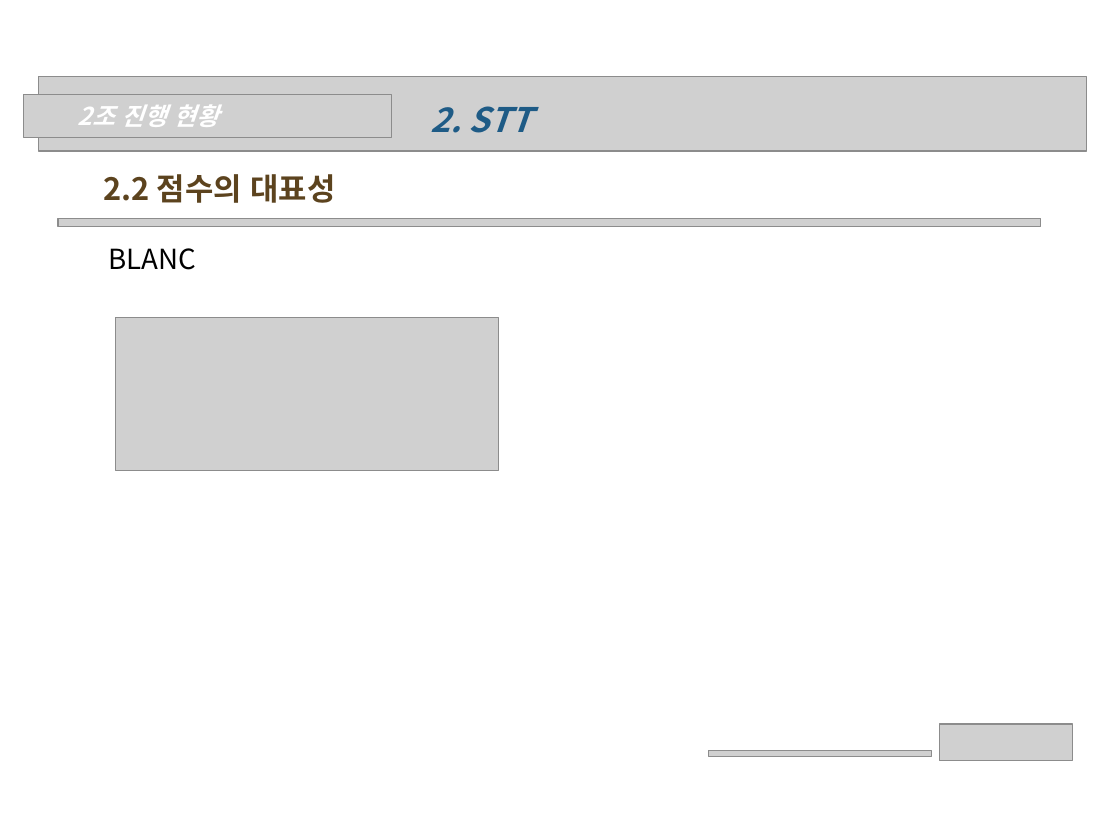
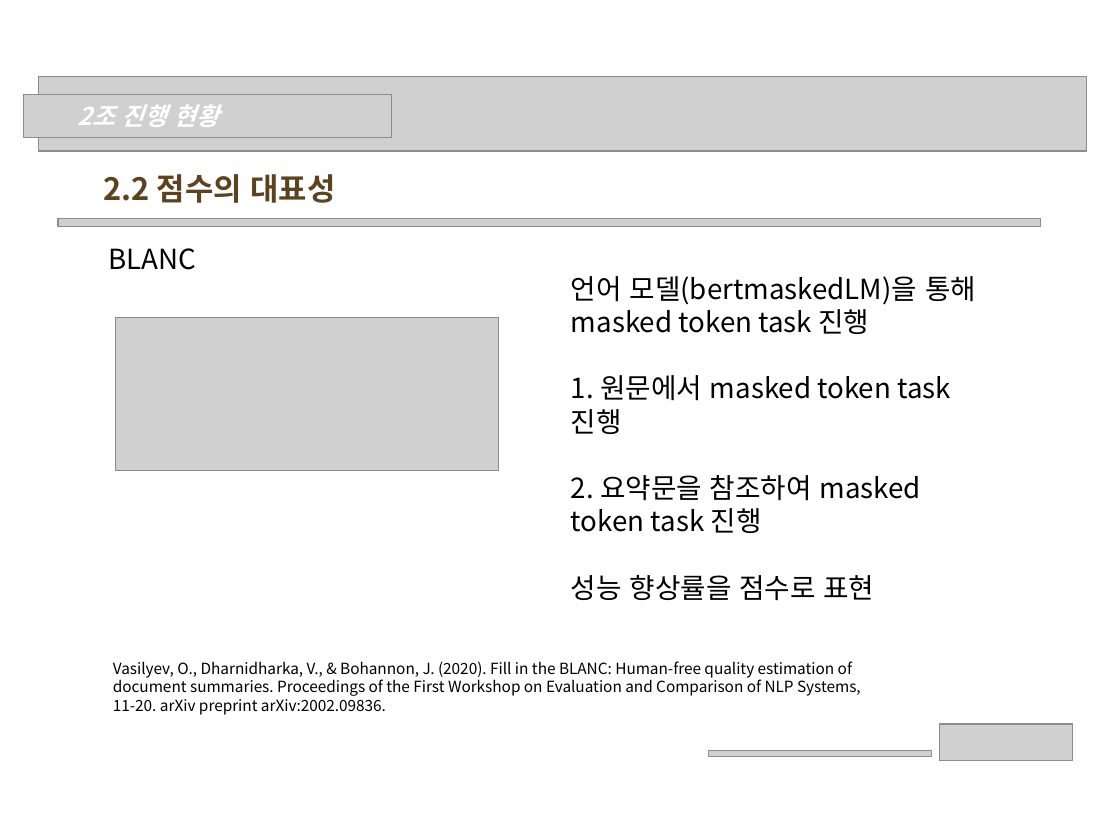
Before and after one commit to wonchul98/audio-to-summary, a slide deck: slide 7 of ppt/0527_2조_나현희_신원철.pptx. Drawn at 1120x829 pixels with LibreOffice and Linux fonts; fonts in the diff are those of the drawing; grey boxes stand for pictures; background and template pictures are left out. Boxes give left, top, right and bottom in pixels: in the first picture for what was removed or moved away, otherwise in the second. Text is boxed around its words. In the diff, an @@ line names an element or a change of style, - is before the commit and + after.

```diff
--- a/ppt/0527_2조_나현희_신원철.pptx
+++ b/ppt/0527_2조_나현희_신원철.pptx
@@ text removed at <box>430,106,532,133</box> @@
-2. STT
@@ text added at <box>571,276,976,601</box>, 18 pt, text #000000 @@
+언어 모델(bertmaskedLM)을 통해 masked token task 진행
+1. 원문에서 masked token task 진행
+2. 요약문을 참조하여 masked token task 진행
+성능 향상률을 점수로 표현
@@ text added at <box>113,661,861,715</box>, 10 pt, text #000000 @@
+Vasilyev, O., Dharnidharka, V., & Bohannon, J. (2020). Fill in the BLANC: Human-free quality estimation of document summaries. Proceedings of the First Workshop on Evaluation and Comparison of NLP Systems, 11-20. arXiv preprint arXiv:2002.09836.
```
Also in this commit, not shown: 9 other slides changed.
